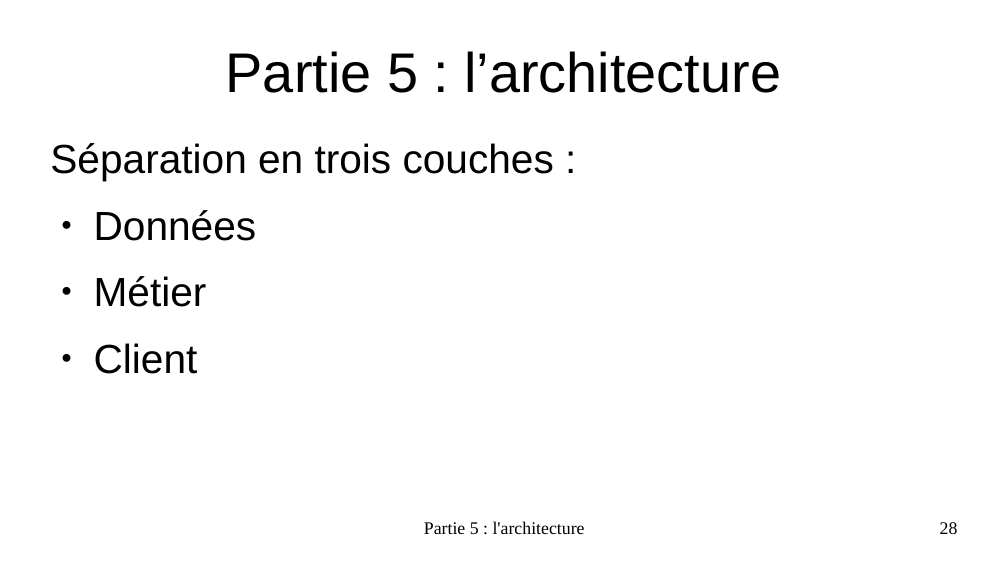
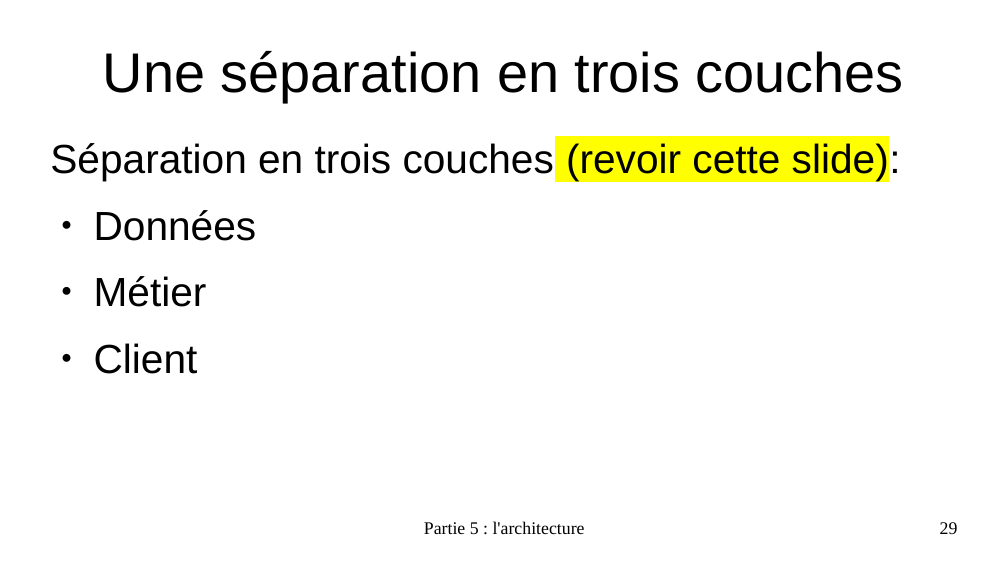
Before and after one commit to EmmaBroudic/Projet-Nooky, a slide deck: slide 29 of doc/Nooky4.odp (slide 28 before the commit). Drawn at 1008x567 pixels with LibreOffice and Linux fonts; fonts in the diff are those of the drawing. Boxes give left, top, right and bottom in pixels: in the first picture for what was removed or moved away, otherwise in the second. Text is boxed around its words. In the diff, an @@ line names an element or a change of style, - is before the commit and + after.

```diff
--- a/doc/Nooky4.odp
+++ b/doc/Nooky4.odp
@@ title at [103, 51, 904, 102]: text changed @@
-Partie 5 : l’architecture
+Une séparation en trois couches
@@ text at [50, 141, 901, 181]: text changed @@
-Séparation en trois couches :
+Séparation en trois couches (revoir cette slide):
@@ page number at [940, 522, 958, 534]: text changed @@
-28
+29
```
Also in this commit, not shown: 23 other slides changed, 12 slides added, 28 other files.
